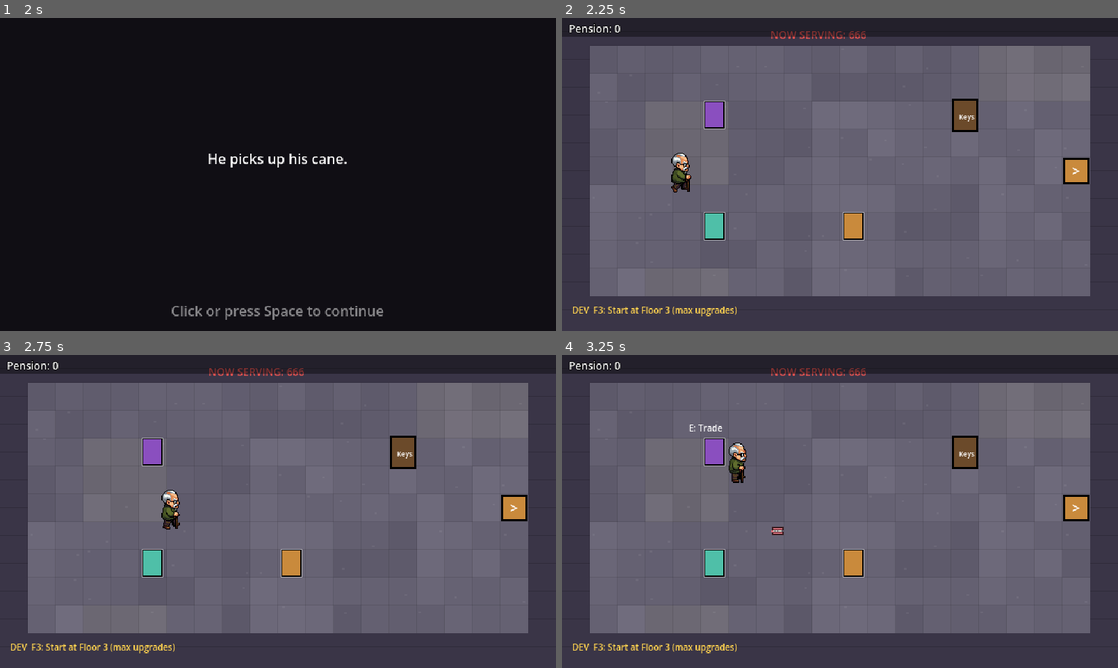
Above: before the commit, frames 1-4 (two rows, left to right).
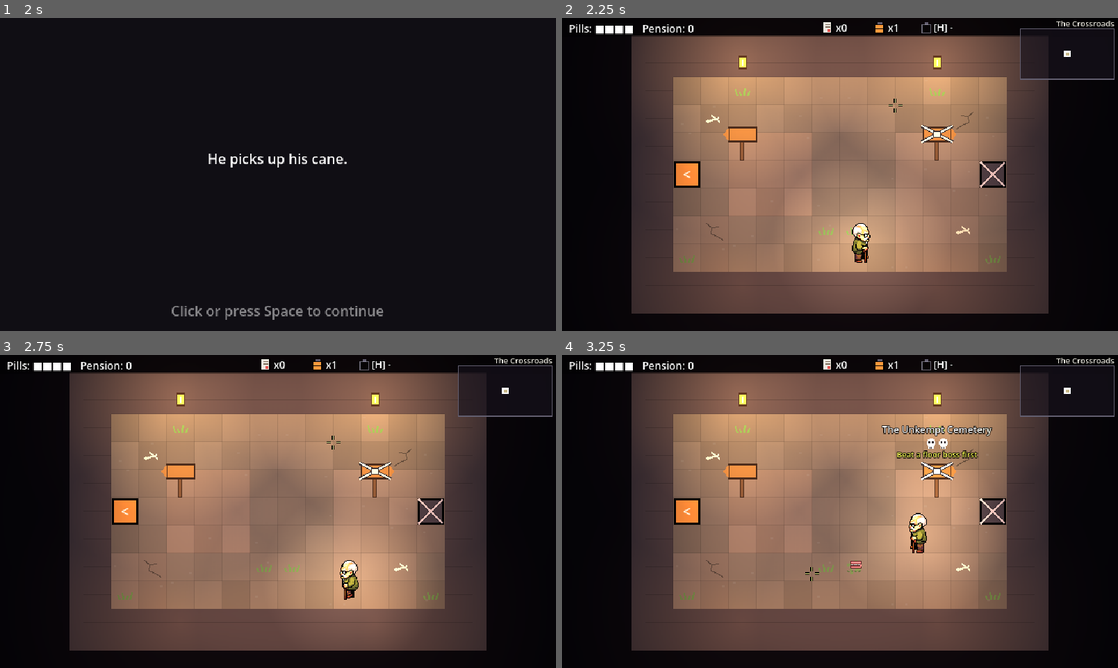
Above: after the commit, the same moments.

Repository: B1nKaTa/game
Game: Godot game, scene res://scenes/boot.tscn
Two runs of this game, one before a commit and one after it. Both use one fixed random seed, a clock stepped at 60 frames per second and the inputs below.
Inputs (mouse positions are in pixels of both pictures, inside the frame that each line leads up to):
- Up to frame 1 (2 s): tap Space (dodge) at 0.5, 1.25 s; move the mouse to (400, 158) at 0.52 s; press the mouse at (400, 158) at 0.53 s; hold D (move_right) 0.53-1.28 s; tap Enter (ui_accept) at 0.77, 1.52 s; tap Q (bomb) at 0.8, 1.35 s; move the mouse to (166, 190) at 1.27 s; release the mouse at (166, 190) at 1.28 s; hold S (move_down) from 1.28 s (still down); tap E (interact) at 1.55 s
- Up to frame 2 (2.25 s): tap Space (dodge) at 2 s; move the mouse to (895, 105) at 2.02 s; release S (move_down) at 2.03 s; hold D (move_right) from 2.03 s (still down); hold E (interact) from 2.03 s (still down)
- Up to frame 3 (2.75 s): keep holding D (move_right); keep holding E (interact); tap H (potion) at 2.3 s
- Up to frame 4 (3.25 s): move the mouse to (812, 574) at 2.77 s; release D (move_right) at 2.78 s; release E (interact) at 2.78 s; hold W (move_up) from 2.78 s (still down); tap H (potion) at 2.85 s; click (812, 574) at 2.92 s; tap Enter (ui_accept) at 3.02 s; right-click (812, 574) at 3.05 s

Frame 1 is identical in both runs. In frame 2, 98% of the frame differs, in the area x 0-100%, y 0-100%; in frame 3, 98%; in frame 4, 98%.

Commit message:
Rebuild the Waiting Room as departments on the room grid
The Waiting Room scene now builds the department map and shows each
department with the run floors' RoomView, doors and camera. Doors to
closed departments are chained, every door carries a name sign (with what
opens it when closed), and merchants, Agnes and the key board are
WaitingStation nodes placed from Departments. New departments are
announced once, then each arrival line in turn.

Deviations from the plan:
- The key board stands at (20, 7), not (20, 3), and the run door at
  (26, 8), not (26, 5). The trophy wall cannot stand at (15, 2), right
  in front of the north door, so it takes (20, 2) in the next commit, and
  a run door on the row between the east and west doors would start a
  run for anyone crossing the lobby.
- DepartmentSign.setup also takes the hint and the room's width, so its
  text is clamped inside the room.
- The scene marks the one station that answers interact as highlighted,
  so only its prompt shows, as before.
- Grandpa carries the same glow as in runs, since RoomView brings the
  floors' ambient lighting.

Not run yet: Godot is off limits for now, so the new tests and the scene
are unverified.

Co-Authored-By: Claude Opus 5.5 <noreply@anthropic.com>

Diff:
--- a/scripts/autoload/progress.gd
+++ b/scripts/autoload/progress.gd
@@ -139,6 +139,15 @@
 	_store.save_progress(data)
 
 
+# Departments whose opening has been announced, so each arrival line plays once.
+func mark_departments_seen(ids: Array) -> void:
+	if ids.is_empty():
+		return
+	for id in ids:
+		data.departments_seen[str(id)] = true
+	_store.save_progress(data)
+
+
 func brew(def: PotionDef) -> bool:
 	if not data.brew(def.id, def.price):
 		return false
--- a/scripts/core/departments.gd
+++ b/scripts/core/departments.gd
@@ -66,7 +66,14 @@
 # Every counter, board and NPC that is not a merchant: {"id", "department", "cell", "title",
 # "prompt", "art" or "size", "color"}. An entry with "art" is drawn as that sprite, one without as a
 # board of its size and colour.
-const STATIONS: Array[Dictionary] = []
+const STATIONS: Array[Dictionary] = [
+	{"id": "key_board", "department": LOBBY, "cell": Vector2i(20, 7), "title": "Key Settings", "prompt": "Key Settings", "label": "Keys", "size": Vector2(28, 36), "color": Color("6b4a2a")},
+	{"id": "crafter", "department": LOBBY, "cell": Vector2i(11, 7), "title": "Agnes, Afterlife Arts and Crafts", "prompt": "Craft", "art": "crafter", "color": Color("c98a3c")},
+]
+
+# The door out to a run stands inside the lobby, since all four lobby walls lead to departments. It is
+# off the row the east and west doors share, so walking across the lobby never starts a run.
+const RUN_DOOR_CELL := Vector2i(26, 8)
 
 # Reserved for the loadout bench, built once a second weapon exists. Plain floor, with nothing on it.
 const LOADOUT_BENCH_CELLS: Array[Vector2i] = [Vector2i(14, 7), Vector2i(15, 7), Vector2i(16, 7), Vector2i(14, 8), Vector2i(15, 8), Vector2i(16, 8)]
--- a/scripts/scenes/waiting_room.gd
+++ b/scripts/scenes/waiting_room.gd
@@ -1,95 +1,109 @@
 extends Node2D
 
-const ROWS := [
-	"####################",
-	"#..................#",
-	"#..................#",
-	"#..................#",
-	"#..................#",
-	"#..................#",
-	"#..................#",
-	"#..................#",
-	"#..................#",
-	"#..................#",
-	"####################",
-]
-# When a merchant appears is read by MerchantRules: "depth" and "clears" count clears at a depth,
-# "paths" names the paths that must all have been cleared, and "legacy_clears" keeps a merchant open
-# for a save made before clears were kept by depth. No rule means always there. "kind" picks the
-# panel: upgrades by default, or "potions" for brews.
-const MERCHANTS := [
-	{"id": "black_market", "title": "Black Market. You didn't see me.", "cell": Vector2i(5, 3), "color": Color("8a4fbf"), "art": "merchant"},
-	{"id": "optometrist", "title": "Dr. Squint, Unlicensed Optometrist", "cell": Vector2i(5, 7), "color": Color("4fbfa8"), "art": "optometrist"},
-	{"id": "potion_merchant", "kind": "potions", "depth": 2, "clears": 1, "legacy_clears": 1, "title": "Madame Murk, Discount Apothecary", "cell": Vector2i(8, 3), "color": Color("c0508f"), "art": "apothecary"},
-	{"id": "bomb_merchant", "paths": ["sunset_shores", "furnace_works"], "legacy_clears": 3, "title": "Boom Bernard, Fuel Dealer", "cell": Vector2i(14, 7), "color": Color("d9822b"), "art": "fuel_dealer"},
-]
-const DOOR_CELL := Vector2i(18, 5)
-const INTERACT_RANGE := 48.0
-const KEY_BOARD_CELL := Vector2i(14, 3)
-const KEY_BOARD_COLOR := Color("6b4a2a")
-const CRAFTER_CELL := Vector2i(10, 7)
-const CRAFTER_COLOR := Color("c98a3c")
-const CRAFTER_ART := "crafter"
-const CRAFTER_TITLE := "Agnes, Afterlife Arts and Crafts"
-# On the bottom wall, below the floor and clear of the merchants.
+# The Waiting Room is a small floor of departments, built from the same rooms, doors and camera as the
+# run floors, with nothing to fight. What stands in each department comes from Departments.
+
+const FLOOR_DEF_PATH := "res://data/floors/waiting_room.tres"
+const KEY_BOARD := "key_board"
+const CRAFTER := "crafter"
+const MERCHANT_PROMPT := "Trade"
+const RUN_DOOR_ICON := ">"
+const NOW_SERVING_AT := Vector2(360, 24)
+const NOW_SERVING_COLOR := Color("e4524f")
+# On the lobby's bottom wall, below the floor and clear of the merchants.
 const DEV_HINT_AT := Vector2(12, 340)
+const DEV_HINT_COLOR := Color("ffd34f")
 
 var player: Player
 var _hud: Hud
+var _camera: Camera2D
+var _map: FloorMap
+var _progress: FloorProgress
+var _floor_def: FloorDef
+var _run: RunState
+var _rng := RandomNumberGenerator.new()
+var _room_view: RoomView
+var _current_id := -1
+# Each department's RoomView, kept while the scene lives, made on first entry.
+var _views := {}
+# Every station made so far, by id.
+var _stations := {}
 var _open_merchants: Array = []
 var _panel: CanvasLayer
-var _keys_panel: KeysPanel
-var _craft_panel: CraftPanel
+# The frame a panel last closed on, so the press that closed it never opens it again at once.
+var _panel_closed_frame := -1
+# Arrival lines still to show, one every Hud.NOTICE_TIME.
+var _notices: Array[String] = []
+var _notice_wait := 0.0
 
 
 func _ready() -> void:
-	var backdrop := RoomBackdrop.new()
-	backdrop.setup(PackedStringArray(ROWS))
-	add_child(backdrop)
-	_open_merchants = MerchantRules.open_ones(MERCHANTS, Progress.data)
-	for entry in _open_merchants:
-		var merchant := SpriteVisual.new()
-		merchant.position = RoomBackdrop.cell_center(entry["cell"])
-		add_child(merchant)
-		merchant.setup(entry["art"], Vector2(22, 30), entry["color"], 32)
-	var crafter := SpriteVisual.new()
-	crafter.position = RoomBackdrop.cell_center(CRAFTER_CELL)
-	add_child(crafter)
-	crafter.setup(CRAFTER_ART, Vector2(22, 30), CRAFTER_COLOR, 32)
+	_rng.randomize()
+	_floor_def = load(FLOOR_DEF_PATH)
+	_open_merchants = MerchantRules.open_ones(Departments.MERCHANTS, Progress.data)
+	_run = Progress.make_run()
 	player = Player.new()
-	player.setup(Progress.make_run())
-	player.position = RoomBackdrop.cell_center(Vector2i(3, 5))
+	player.setup(_run)
 	add_child(player)
-	var door := Door.new()
-	door.setup(0, ">", player)
-	door.locked = false
-	door.position = RoomBackdrop.cell_center(DOOR_CELL)
-	door.entered.connect(func(_id: int): Game.begin_run())
-	add_child(door)
+	player.add_child(Lighting.make_light(Color(1.0, 0.85, 0.6), 0.7, 0.8))
+	_map = Departments.build_map(Departments.load_layouts())
+	_progress = FloorProgress.new(_map)
+	_camera = Camera2D.new()
+	add_child(_camera)
 	_hud = Hud.new()
 	_hud.setup(null)
 	add_child(_hud)
 	_hud.set_pension(Progress.data.pension)
 	Progress.pension_changed.connect(_hud.set_pension)
+	_enter_department(_map.start_id)
+	player.global_position = Player.arrival_position(Departments.RUN_DOOR_CELL + Vector2i.LEFT)
+	_follow_player()
 	_hud.show_message(Progress.notice)
+	# A save-damage notice shows first, and the news of new departments waits its turn.
+	_notice_wait = Hud.NOTICE_TIME if not Progress.notice.is_empty() else 0.0
 	Progress.notice = ""
-
-
-func _process(_delta: float) -> void:
+	_announce_new_departments()
+
+
+func _announce_new_departments() -> void:
+	var opened := Departments.newly_opened(Progress.data)
+	if opened.is_empty():
+		return
+	var names: Array[String] = []
+	for id in opened:
+		names.append(Departments.entry(id)["name"])
+	_notices.append("New departments open: %s." % ", ".join(names))
+	for id in opened:
+		var line: String = Departments.entry(id)["arrival"]
+		if not line.is_empty():
+			_notices.append(line)
+	Progress.mark_departments_seen(opened)
+
+
+func _process(delta: float) -> void:
 	queue_redraw()
-	if not _any_panel_open() and Input.is_action_just_pressed("interact"):
-		var entry := _merchant_in_range()
-		if not entry.is_empty():
-			_open_panel(entry)
-		elif _near_key_board():
-			_open_keys_panel()
-		elif _near_crafter():
-			_open_craft_panel()
+	_follow_player()
+	_show_queued_notices(delta)
+	var nearest := _station_in_range()
+	for each: WaitingStation in _stations.values():
+		if is_instance_valid(each):
+			each.highlighted = each == nearest and _panel == null
+	if _panel == null and Engine.get_process_frames() != _panel_closed_frame and Input.is_action_just_pressed("interact"):
+		if nearest != null:
+			_open_station(nearest)
+
+
+func _show_queued_notices(delta: float) -> void:
+	_notice_wait -= delta
+	if _notice_wait > 0.0 or _notices.is_empty():
+		return
+	_hud.show_notice(_notices.pop_front())
+	_notice_wait = Hud.NOTICE_TIME
 
 
 # Debug builds only, and never while a panel is open, since the key settings panel listens for keys.
 func _unhandled_input(event: InputEvent) -> void:
-	if not DevStart.is_available() or _any_panel_open():
+	if not DevStart.is_available() or _panel != null:
 		return
 	var key := event as InputEventKey
 	if key != null and key.pressed and not key.echo and key.physical_keycode == DevStart.KEY:
@@ -97,72 +111,129 @@
 		Game.begin_dev_run()
 
 
-func _any_panel_open() -> bool:
-	return _panel != null or _keys_panel != null or _craft_panel != null
-
-
-func _near_key_board() -> bool:
-	return player.global_position.distance_to(RoomBackdrop.cell_center(KEY_BOARD_CELL)) <= INTERACT_RANGE
-
-
-func _near_crafter() -> bool:
-	return player.global_position.distance_to(RoomBackdrop.cell_center(CRAFTER_CELL)) <= INTERACT_RANGE
-
-
-func _open_craft_panel() -> void:
-	_craft_panel = CraftPanel.new()
-	_craft_panel.setup(CRAFTER_TITLE)
-	_craft_panel.closed.connect(_close_craft_panel)
-	add_child(_craft_panel)
-	player.cancel_charge()
-	player.set_physics_process(false)
-	_hud.show_message("")
-
-
-func _close_craft_panel() -> void:
-	_craft_panel.queue_free()
-	_craft_panel = null
-	player.set_physics_process(true)
-
-
-func _open_keys_panel() -> void:
-	_keys_panel = KeysPanel.new()
-	_keys_panel.closed.connect(_close_keys_panel)
-	add_child(_keys_panel)
-	player.cancel_charge()
-	player.set_physics_process(false)
-	_hud.show_message("")
-
-
-func _close_keys_panel() -> void:
-	_keys_panel.queue_free()
-	_keys_panel = null
-	player.set_physics_process(true)
-
-
-func open_merchant_ids() -> Array:
-	return _open_merchants.map(func(entry: Dictionary): return entry["id"])
-
-
-func _merchant_in_range() -> Dictionary:
-	var best := {}
-	var best_distance := INTERACT_RANGE
-	for entry in _open_merchants:
-		var distance := player.global_position.distance_to(RoomBackdrop.cell_center(entry["cell"]))
-		if distance <= best_distance:
-			best = entry
+func _follow_player() -> void:
+	if _camera == null or _current_id == -1:
+		return
+	var room_size := Vector2(_map.room(_current_id).layout.size_in_cells()) * RoomBackdrop.TILE
+	_camera.position = RoomCamera.center_for(room_size, player.feet().global_position, RoomBackdrop.VIEW_SIZE)
+
+
+func _enter_department(target_id: int) -> void:
+	player.recall_teeth()
+	var from_id := _current_id
+	if _room_view != null:
+		_room_view.clear_passing_effects()
+		remove_child(_room_view)
+	_progress.enter(target_id)
+	_current_id = target_id
+	_room_view = _views.get(target_id)
+	var is_new := _room_view == null
+	if is_new:
+		_room_view = _make_view(_map.room(target_id))
+		_views[target_id] = _room_view
+	add_child(_room_view)
+	move_child(_room_view, 0)
+	if is_new:
+		_furnish(_room_view, _map.room(target_id))
+	_room_view.refresh_doors()
+	player.global_position = Player.arrival_position(_progress.arrival_cell(target_id, from_id))
+	_follow_player()
+
+
+func _make_view(room: FloorRoom) -> RoomView:
+	var view := RoomView.new()
+	view.setup(room, _map, _floor_def, _run, player, _rng, _progress, Progress)
+	view.door_entered.connect(func(id: int): _enter_department.call_deferred(id))
+	view.notice.connect(_hud.show_notice)
+	return view
+
+
+# Run once a department's view is in the tree, so its doors exist: chains the doors to closed
+# departments, names every door, and puts up the department's stations.
+func _furnish(view: RoomView, room: FloorRoom) -> void:
+	var layout := room.layout
+	var room_width := float(layout.size_in_cells().x * RoomBackdrop.TILE)
+	for side: Vector2i in room.doors:
+		var target_id: int = room.doors[side]
+		var target := Departments.id_of(target_id)
+		var is_open := Departments.is_open(target, Progress.data)
+		if not is_open:
+			view.chain_door(target_id)
+		var sign_node := DepartmentSign.new()
+		# One cell in from the door, towards the middle, so the sign never leaves the room.
+		sign_node.position = RoomBackdrop.cell_center(layout.door_cell(side) - side)
+		sign_node.setup(Departments.entry(target)["name"], not is_open, Departments.closed_hint(target), room_width)
+		view.add_child(sign_node)
+	var department := Departments.id_of(room.id)
+	for merchant: Dictionary in _open_merchants:
+		if merchant["department"] == department:
+			var entry := merchant.duplicate()
+			entry["prompt"] = MERCHANT_PROMPT
+			entry["is_merchant"] = true
+			_add_station(view, entry)
+	for entry: Dictionary in Departments.STATIONS:
+		if entry["department"] == department:
+			_add_station(view, entry)
+	if department == Departments.LOBBY:
+		_add_run_door(view)
+
+
+func _add_station(view: RoomView, entry: Dictionary) -> void:
+	var made := WaitingStation.new()
+	made.setup(entry, player.feet())
+	made.position = RoomBackdrop.cell_center(entry["cell"])
+	view.add_child(made)
+	_stations[made.id] = made
+
+
+func _add_run_door(view: RoomView) -> void:
+	var door := Door.new()
+	door.setup(0, RUN_DOOR_ICON, player.feet())
+	door.locked = false
+	door.position = RoomBackdrop.cell_center(Departments.RUN_DOOR_CELL)
+	door.entered.connect(func(_id: int): Game.begin_run())
+	view.add_child(door)
+
+
+# The nearest station in reach in the department Grandpa stands in, or null.
+func _station_in_range() -> WaitingStation:
+	var best: WaitingStation = null
+	var best_distance := INF
+	for each: WaitingStation in _stations.values():
+		if not is_instance_valid(each) or each.get_parent() != _room_view or not each.is_near():
+			continue
+		var distance := each.distance_to_feet()
+		if distance < best_distance:
+			best = each
 			best_distance = distance
 	return best
 
 
-func _open_panel(entry: Dictionary) -> void:
-	if entry.get("kind", "") == "potions":
-		_panel = PotionPanel.new()
-		_panel.setup(entry["title"])
-	else:
-		_panel = MerchantPanel.new()
-		_panel.setup(entry["title"], entry["id"])
-	_panel.closed.connect(_close_panel)
+func _open_station(opened: WaitingStation) -> void:
+	var entry := opened.entry
+	if entry.get("is_merchant", false):
+		if entry.get("kind", "") == "potions":
+			var potions := PotionPanel.new()
+			potions.setup(entry["title"])
+			_show_panel(potions)
+		else:
+			var wares := MerchantPanel.new()
+			wares.setup(entry["title"], entry["id"])
+			_show_panel(wares)
+		return
+	match opened.id:
+		KEY_BOARD:
+			_show_panel(KeysPanel.new())
+		CRAFTER:
+			var craft := CraftPanel.new()
+			craft.setup(opened.title)
+			_show_panel(craft)
+
+
+func _show_panel(panel: CanvasLayer) -> void:
+	_panel = panel
+	# Every Waiting Room panel has a closed signal, though CanvasLayer itself does not.
+	_panel.connect("closed", _close_panel)
 	add_child(_panel)
 	player.cancel_charge()
 	player.set_physics_process(false)
@@ -170,25 +241,63 @@
 
 
 func _close_panel() -> void:
+	if _panel == null:
+		return
 	_panel.queue_free()
 	_panel = null
+	_panel_closed_frame = Engine.get_process_frames()
 	player.set_physics_process(true)
 
 
+func _exit_tree() -> void:
+	# Departments Grandpa has left are out of the tree, so nothing else frees them.
+	for view: RoomView in _views.values():
+		if is_instance_valid(view) and not view.is_inside_tree():
+			view.free()
+
+
 func _draw() -> void:
-	var board_at := RoomBackdrop.cell_center(KEY_BOARD_CELL)
-	draw_rect(Rect2(board_at - Vector2(14, 18), Vector2(28, 36)), KEY_BOARD_COLOR)
-	draw_rect(Rect2(board_at - Vector2(14, 18), Vector2(28, 36)), Color.BLACK, false, 2.0)
-	draw_string(ThemeDB.fallback_font, board_at + Vector2(-7, 5), "Keys", HORIZONTAL_ALIGNMENT_LEFT, -1, 8, Color.WHITE)
-	if not _any_panel_open() and player != null:
-		var entry := _merchant_in_range()
-		if not entry.is_empty():
-			var at: Vector2 = RoomBackdrop.cell_center(entry["cell"])
-			draw_string(ThemeDB.fallback_font, at + Vector2(-30, -24), KeyBindings.with_key("interact", "Trade"), HORIZONTAL_ALIGNMENT_LEFT, -1, 10, Color.WHITE)
-		elif _near_key_board():
-			draw_string(ThemeDB.fallback_font, board_at + Vector2(-30, -24), KeyBindings.with_key("interact", "Key Settings"), HORIZONTAL_ALIGNMENT_LEFT, -1, 10, Color.WHITE)
-		elif _near_crafter():
-			draw_string(ThemeDB.fallback_font, RoomBackdrop.cell_center(CRAFTER_CELL) + Vector2(-30, -24), KeyBindings.with_key("interact", "Craft"), HORIZONTAL_ALIGNMENT_LEFT, -1, 10, Color.WHITE)
-	draw_string(ThemeDB.fallback_font, Vector2(240, 24), "NOW SERVING: 666", HORIZONTAL_ALIGNMENT_LEFT, -1, 12, Color("e4524f"))
+	if Departments.id_of(_current_id) != Departments.LOBBY:
+		return
+	draw_string(ThemeDB.fallback_font, NOW_SERVING_AT, "NOW SERVING: 666", HORIZONTAL_ALIGNMENT_LEFT, -1, 12, NOW_SERVING_COLOR)
 	if DevStart.is_available():
-		draw_string(ThemeDB.fallback_font, DEV_HINT_AT, DevStart.HINT, HORIZONTAL_ALIGNMENT_LEFT, -1, 10, Color("ffd34f"))
+		draw_string(ThemeDB.fallback_font, DEV_HINT_AT, DevStart.HINT, HORIZONTAL_ALIGNMENT_LEFT, -1, 10, DEV_HINT_COLOR)
+
+
+# What the full-loop check reads and drives.
+func open_merchant_ids() -> Array:
+	return _open_merchants.map(func(entry: Dictionary): return entry["id"])
+
+
+func open_department_ids() -> Array[String]:
+	return Departments.open_ids(Progress.data)
+
+
+func current_department() -> String:
+	return Departments.id_of(_current_id)
+
+
+func debug_enter_department(id: String) -> void:
+	var target := Departments.index_of(id)
+	if target >= 0:
+		_enter_department(target)
+
+
+func station(id: String) -> WaitingStation:
+	var found: Variant = _stations.get(id)
+	return found if is_instance_valid(found) else null
+
+
+# Opens what pressing interact beside that station would, if it stands in the department he is in.
+func use_station(id: String) -> void:
+	var found := station(id)
+	if found != null and _panel == null and found.get_parent() == _room_view:
+		_open_station(found)
+
+
+func open_panel() -> CanvasLayer:
+	return _panel
+
+
+func debug_room_view() -> RoomView:
+	return _room_view
--- /dev/null
+++ b/scripts/world/department_sign.gd
@@ -0,0 +1,56 @@
+class_name DepartmentSign
+extends Node2D
+
+# A department's name over the door that leads to it. A closed department's name is grey, with what
+# opens it written under it. The text keeps inside the room, however near a wall the sign stands.
+
+const NAME_SIZE := 10
+const HINT_SIZE := 8
+const NAME_COLOR := Color("ece9e0")
+const CLOSED_COLOR := Color("8d8a94")
+const HINT_COLOR := Color("b9b4c4")
+const OUTLINE := Color.BLACK
+const NAME_Y := -6.0
+const HINT_Y := 6.0
+# The room's inside, in this node's parent coordinates: from one cell in on the left to one cell in
+# on the right.
+const MARGIN := 32.0
+
+var text := ""
+var hint := ""
+var closed := false
+var _min_x := -INF
+var _max_x := INF
+
+
+func setup(sign_text: String, is_closed: bool, closed_hint := "", room_width := 0.0) -> void:
+	text = sign_text
+	closed = is_closed
+	hint = closed_hint if is_closed else ""
+	if room_width > 0.0:
+		_min_x = MARGIN
+		_max_x = room_width - MARGIN
+	z_index = 5
+
+
+# Where a line of text starts so that it is centred on the sign, yet stays between min_x and max_x,
+# which are in the same coordinates as center_x.
+static func text_left(center_x: float, width: float, min_x: float, max_x: float) -> float:
+	var left := center_x - width / 2.0
+	if left + width > max_x:
+		left = max_x - width
+	return maxf(left, min_x)
+
+
+func _draw() -> void:
+	_draw_line(text, NAME_SIZE, CLOSED_COLOR if closed else NAME_COLOR, NAME_Y)
+	if not hint.is_empty():
+		_draw_line(hint, HINT_SIZE, HINT_COLOR, HINT_Y)
+
+
+func _draw_line(line: String, font_size: int, color: Color, y: float) -> void:
+	var font := ThemeDB.fallback_font
+	var width := font.get_string_size(line, HORIZONTAL_ALIGNMENT_LEFT, -1, font_size).x
+	var left := text_left(position.x, width, _min_x, _max_x) - position.x
+	draw_string_outline(font, Vector2(left, y), line, HORIZONTAL_ALIGNMENT_LEFT, -1, font_size, 3, OUTLINE)
+	draw_string(font, Vector2(left, y), line, HORIZONTAL_ALIGNMENT_LEFT, -1, font_size, color)
--- a/scripts/world/room_view.gd
+++ b/scripts/world/room_view.gd
@@ -189,6 +189,13 @@
 		if door.target_id() == target_id:
 			return door
 	return null
+
+
+# Keeps the door to that room shut for good, as a closed Waiting Room department's door is.
+func chain_door(target_id: int) -> void:
+	var door := door_to(target_id)
+	if door != null:
+		door.chained = true
 
 
 func _create_doors() -> void:
--- /dev/null
+++ b/scripts/world/waiting_station.gd
@@ -0,0 +1,65 @@
+class_name WaitingStation
+extends Node2D
+
+# A counter, board or merchant in a Waiting Room department. The scene opens its panel when Grandpa
+# presses interact beside the nearest one. A station with "art" shows that sprite, one without is a
+# board drawn in its colour, with its "label" written on it.
+
+const USE_RADIUS := 48.0
+const BODY_SIZE := Vector2(22, 30)
+const FRAME_WIDTH := 32
+const DEFAULT_BOARD_SIZE := Vector2(28, 36)
+const DEFAULT_PROMPT := "Use"
+const PROMPT_OFFSET := Vector2(-30, -24)
+const PROMPT_COLOR := Color.WHITE
+const BOARD_EDGE := Color.BLACK
+const LABEL_COLOR := Color.WHITE
+
+var id := ""
+var title := ""
+var prompt := ""
+var entry: Dictionary = {}
+# Set by the scene on the one station that answers interact, so only its prompt shows.
+var highlighted := false
+var _feet: Node2D
+
+
+func setup(station_entry: Dictionary, feet: Node2D) -> void:
+	entry = station_entry
+	id = entry.get("id", "")
+	title = entry.get("title", "")
+	prompt = entry.get("prompt", DEFAULT_PROMPT)
+	_feet = feet
+
+
+func _ready() -> void:
+	if entry.has("art"):
+		var art := SpriteVisual.new()
+		add_child(art)
+		art.setup(entry["art"], BODY_SIZE, entry.get("color", Color.WHITE), FRAME_WIDTH)
+
+
+func is_near() -> bool:
+	return is_instance_valid(_feet) and _feet.global_position.distance_to(global_position) <= USE_RADIUS
+
+
+func distance_to_feet() -> float:
+	return _feet.global_position.distance_to(global_position) if is_instance_valid(_feet) else INF
+
+
+func _process(_delta: float) -> void:
+	queue_redraw()
+
+
+func _draw() -> void:
+	if not entry.has("art"):
+		var size: Vector2 = entry.get("size", DEFAULT_BOARD_SIZE)
+		var box := Rect2(-size / 2.0, size)
+		draw_rect(box, entry.get("color", Color.GRAY))
+		draw_rect(box, BOARD_EDGE, false, 2.0)
+		var label: String = entry.get("label", "")
+		if not label.is_empty():
+			var width := ThemeDB.fallback_font.get_string_size(label, HORIZONTAL_ALIGNMENT_LEFT, -1, 8).x
+			draw_string(ThemeDB.fallback_font, Vector2(-width / 2.0, 5), label, HORIZONTAL_ALIGNMENT_LEFT, -1, 8, LABEL_COLOR)
+	if highlighted:
+		draw_string(ThemeDB.fallback_font, PROMPT_OFFSET, KeyBindings.with_key("interact", prompt), HORIZONTAL_ALIGNMENT_LEFT, -1, 10, PROMPT_COLOR)
--- a/tests/test_departments.gd
+++ b/tests/test_departments.gd
@@ -66,3 +66,38 @@
 	var back: RoomLayout = Departments.load_layouts()[Departments.BACK_ROOM]
 	for cell in Departments.LOADOUT_BENCH_CELLS:
 		assert_eq(back.symbol_at(cell), RoomLayout.SYMBOL_FLOOR, str(cell))
+
+
+func test_stations_stand_on_open_floor_clear_of_doors_and_each_other() -> void:
+	var layouts := Departments.load_layouts()
+	var all: Array = Departments.MERCHANTS.duplicate()
+	all.append_array(Departments.STATIONS)
+	var taken := {}
+	for entry: Dictionary in all:
+		var layout: RoomLayout = layouts[entry["department"]]
+		var cell: Vector2i = entry["cell"]
+		assert_eq(layout.symbol_at(cell), RoomLayout.SYMBOL_FLOOR, "%s on floor" % entry["id"])
+		for side in RoomLayout.SIDES:
+			assert_true(Vector2(cell).distance_to(Vector2(layout.door_cell(side))) >= 3.0, "%s clear of doors" % entry["id"])
+		var key := "%s %s" % [entry["department"], str(cell)]
+		assert_false(taken.has(key), "%s shares a cell" % entry["id"])
+		taken[key] = true
+		assert_true(cell.y >= RoomLayout.UNDER_THE_HUD + 1, "%s clear of the HUD row" % entry["id"])
+
+
+func test_a_closed_department_says_what_opens_it() -> void:
+	assert_eq(Departments.closed_hint(Departments.BOUNTY_OFFICE), "Opens when The Records Basement is cleared")
+
+
+func test_the_run_door_stands_on_lobby_floor_off_the_way_across() -> void:
+	var lobby: RoomLayout = Departments.load_layouts()[Departments.LOBBY]
+	assert_eq(lobby.symbol_at(Departments.RUN_DOOR_CELL), RoomLayout.SYMBOL_FLOOR)
+	for side in RoomLayout.SIDES:
+		assert_true(Vector2(Departments.RUN_DOOR_CELL).distance_to(Vector2(lobby.door_cell(side))) >= 3.0, str(side))
+	assert_true(Departments.RUN_DOOR_CELL.y != lobby.door_cell(RoomLayout.EAST).y, "not on the row between the east and west doors")
+
+
+func test_a_sign_keeps_its_text_inside_the_room() -> void:
+	assert_near(DepartmentSign.text_left(100.0, 40.0, 32.0, 600.0), 80.0)
+	assert_near(DepartmentSign.text_left(48.0, 200.0, 32.0, 600.0), 32.0)
+	assert_near(DepartmentSign.text_left(590.0, 100.0, 32.0, 608.0), 508.0)
Not shown, changed: docs/superpowers/plans/2026-11-04-waiting-room-overhaul.md
